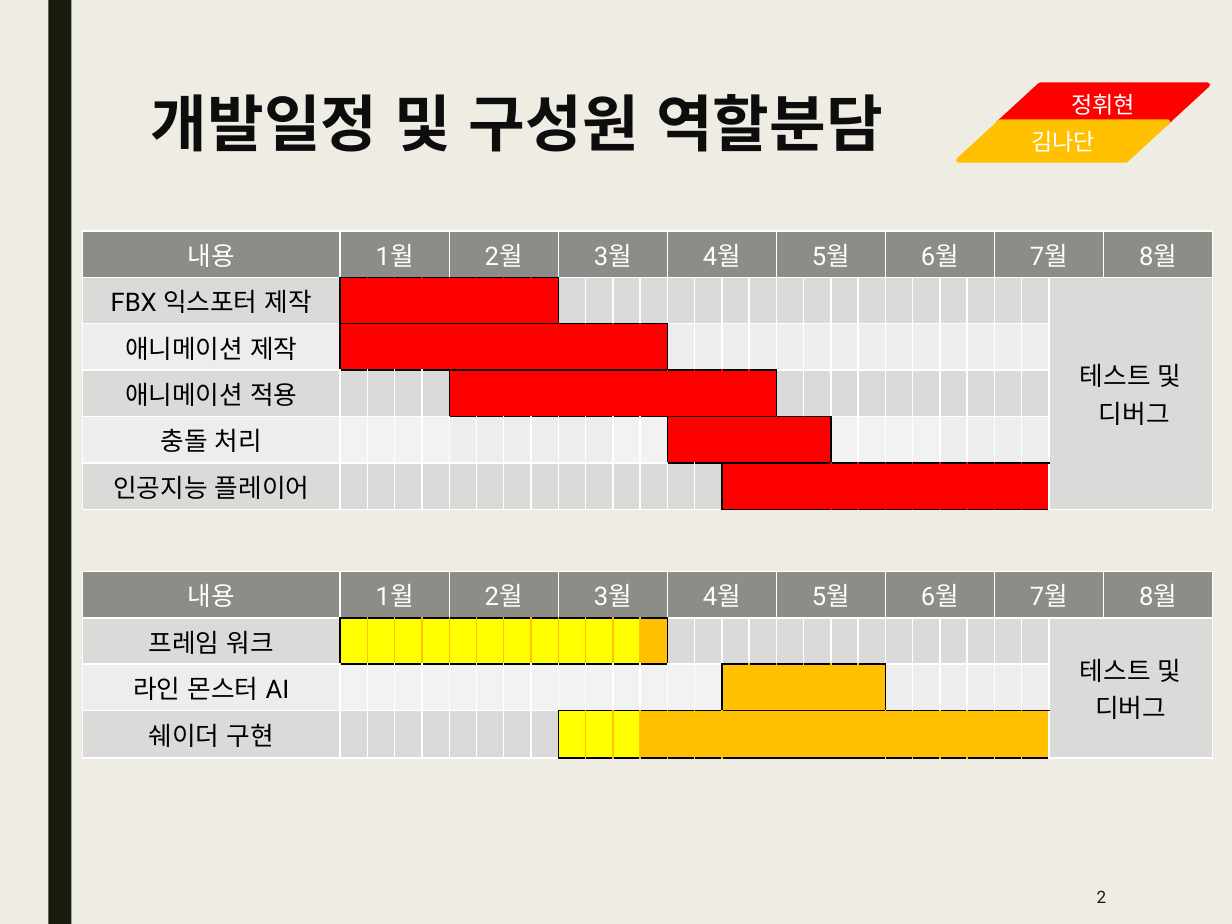
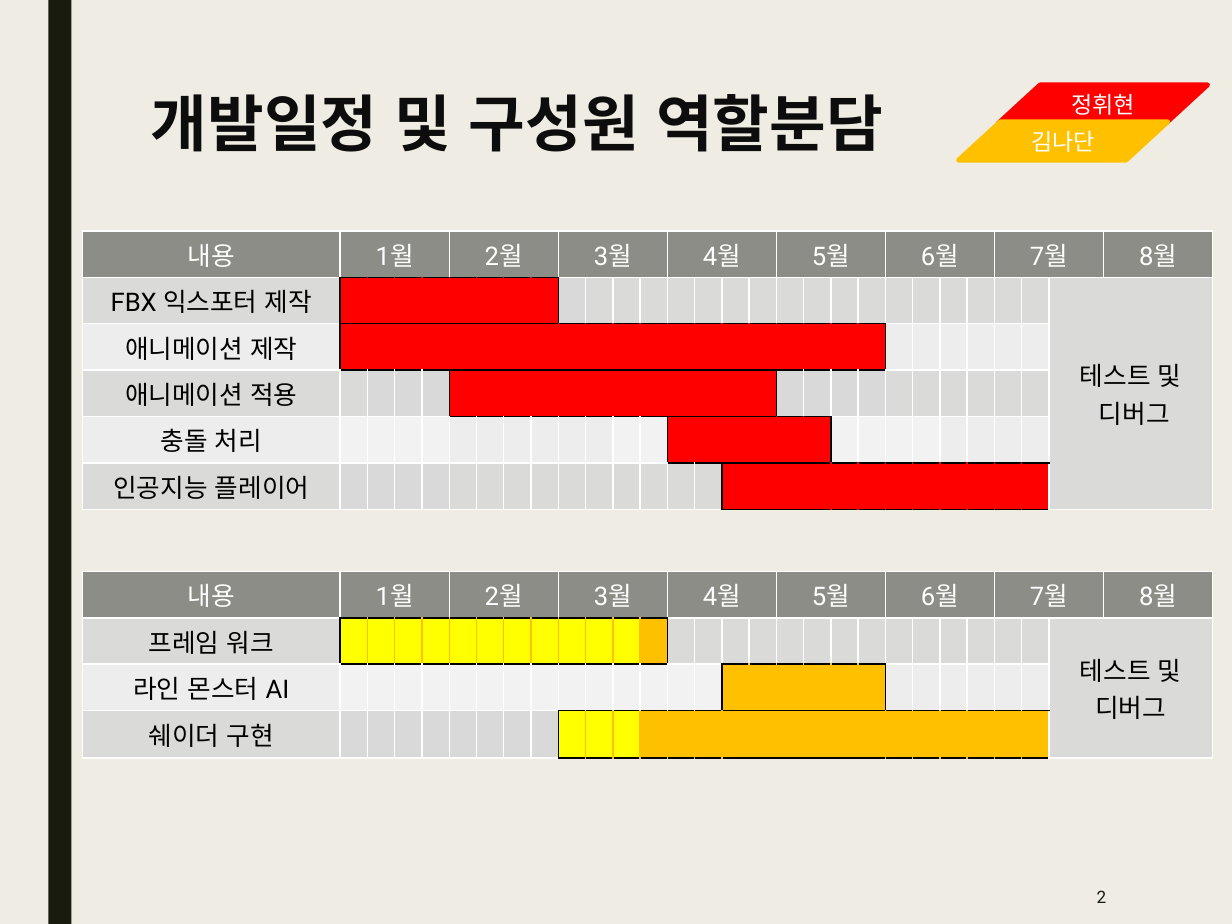
Before and after one commit to Kim2Kang/Documents, a slide deck: slide 2 of 제안서/발표용 제안서/작업 진행표_수정_김선필_김나단_이용선.pptx. Drawn at 1232x924 pixels with LibreOffice and Linux fonts; fonts in the diff are those of the drawing. Boxes give left, top, right and bottom in pixels: in the first picture for what was removed or moved away, otherwise in the second. Text is boxed around its words. In the diff, an @@ line names an element or a change of style, - is before the commit and + after.

Commit message:
시간표 수정

```diff
--- a/제안서/발표용 제안서/작업 진행표_수정_김선필_김나단_이용선.pptx
+++ b/제안서/발표용 제안서/작업 진행표_수정_김선필_김나단_이용선.pptx
@@ table at (83,230,1209,503) @@
@@ fill #EEEEED to #FF0000 in 8 cells @@
@@ borders changed @@
```
